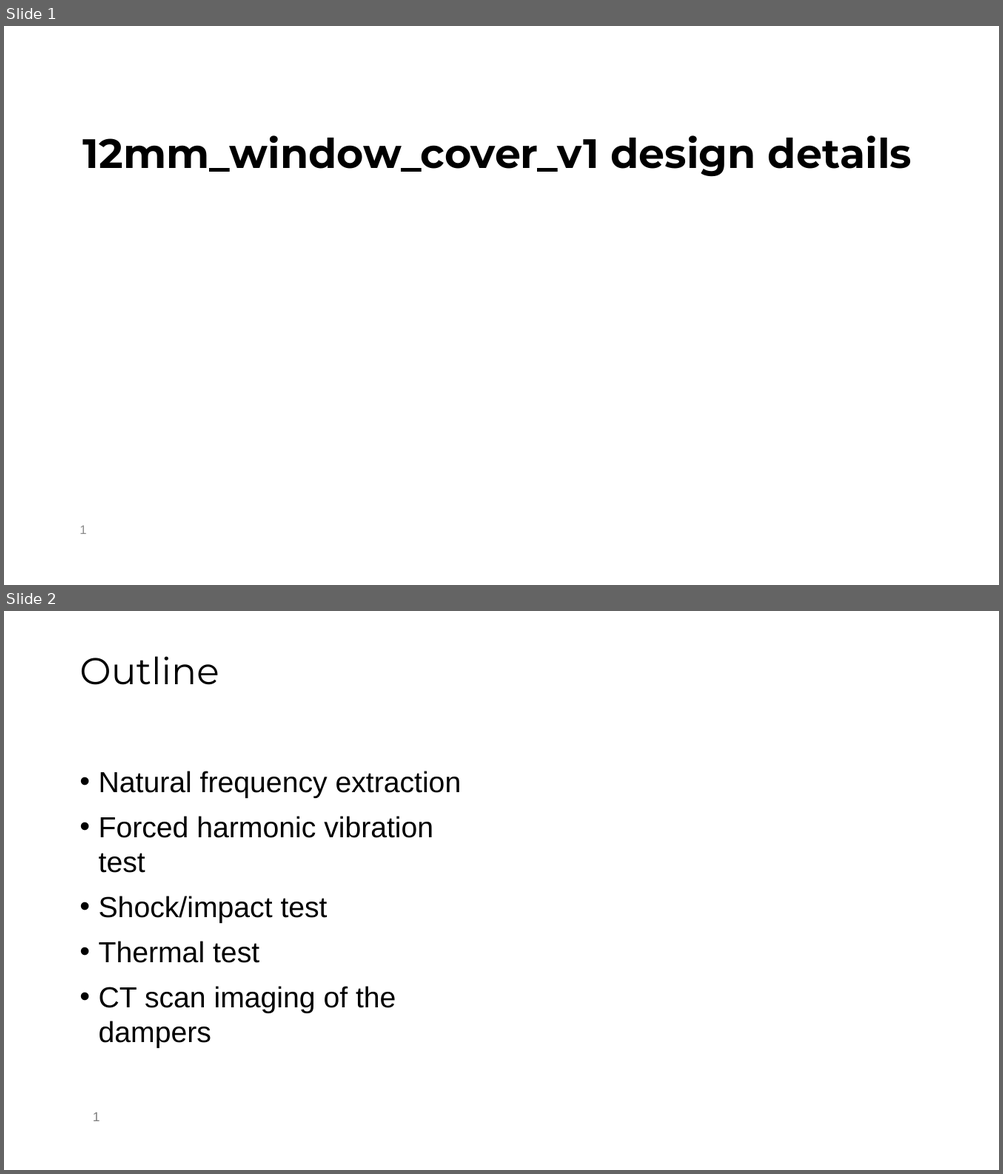
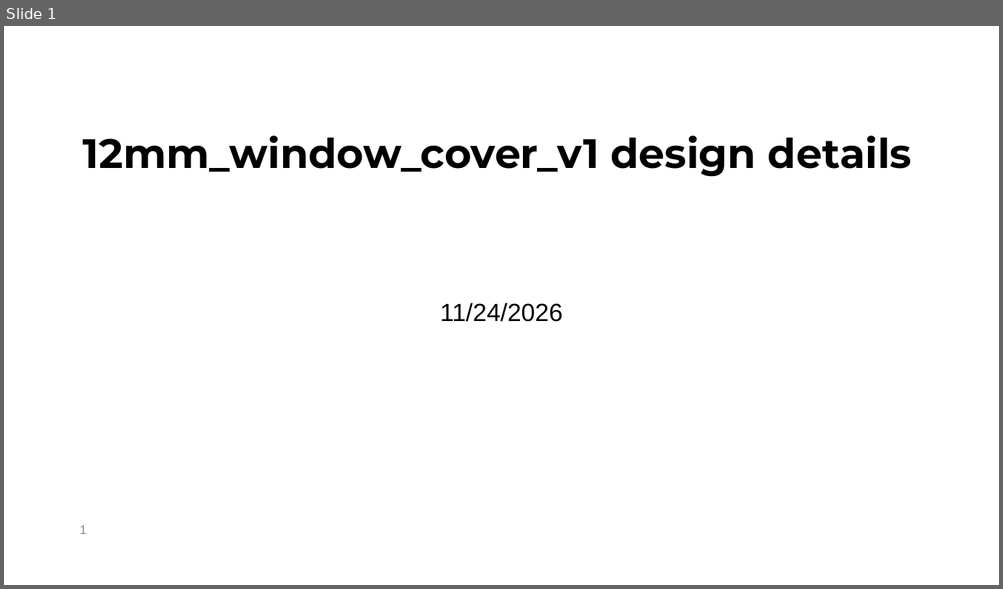
Before and after one commit to ARTS-Laboratory/LPBF-Observer, a slide deck: system_development/Damascus/V0.5.1/hardware development/Parts/12mm_window_cover_v1_details.pptx. Shown one above the other, each under a label of ours: slides 1 and 2 before the commit, slide 1 after it. The pictures are 1003x1174 and 1003x589 pixels, drawn with LibreOffice and Linux fonts; fonts in the diff are those of the drawing; background and template pictures are left out. Boxes give left, top, right and bottom in pixels: in the first picture for what was removed or moved away, otherwise in the second. Text is boxed around its words. In the diff, an @@ line names an element or a change of style, - is before the commit and + after.

```diff
--- a/system_development/Damascus/V0.5.1/hardware development/Parts/12mm_window_cover_v1_details.pptx
+++ b/system_development/Damascus/V0.5.1/hardware development/Parts/12mm_window_cover_v1_details.pptx
@@ slide 2 removed at (x1=4, y1=611, x2=999, y2=1170), background picture (left out) @@
@@ title removed at (x1=79, y1=656, x2=219, y2=685) @@
-Outline
@@ text removed at (x1=99, y1=771, x2=461, y2=1048) @@
-• Natural frequency extraction
-• Forced harmonic vibration test
-• Shock/impact test
-• Thermal test
-• CT scan imaging of the dampers
@@ text removed at (x1=93, y1=1113, x2=100, y2=1122) @@
-1
@@ slide 1 changed as well @@
@@ subtitle added at (x1=440, y1=303, x2=563, y2=322), 24 pt, text #000000 @@
+11/24/2026
```
Also in this commit, not shown: 2 slides added, 4 other slides removed.
